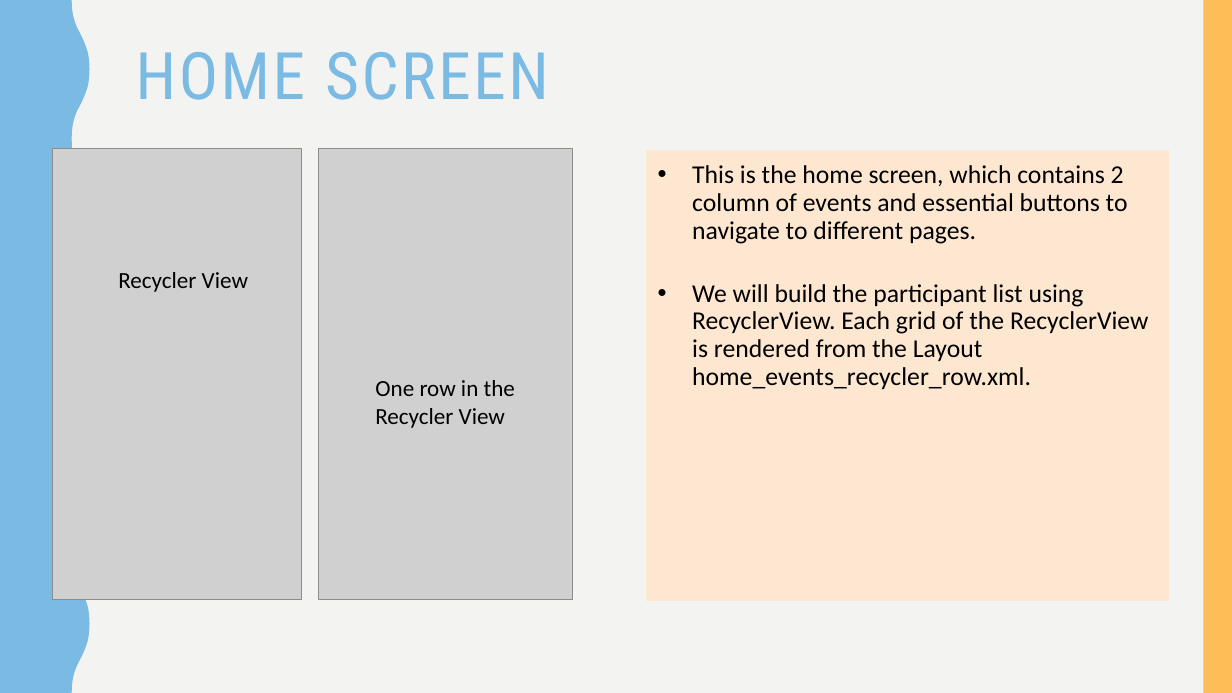
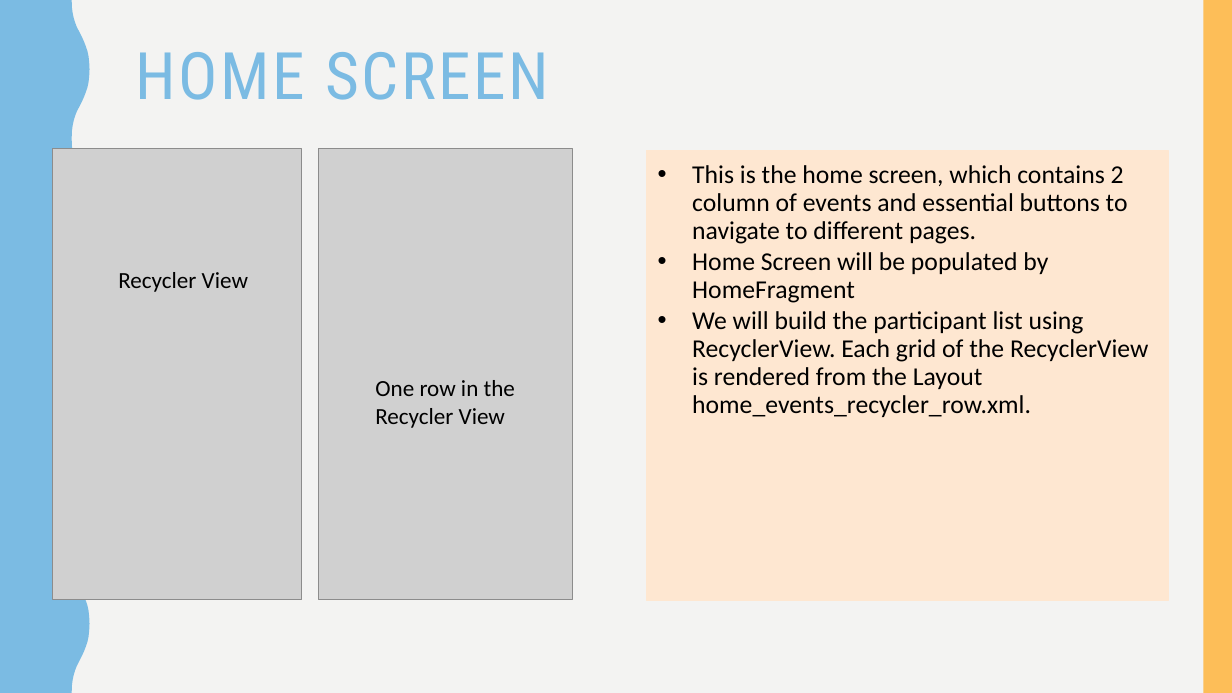
Before and after one commit to ahKumquat/Universe, a slide deck: slide 4 of UniVerse_Project Front End.pptx (slide 3 before the commit). Drawn at 1232x693 pixels with LibreOffice and Linux fonts; fonts in the diff are those of the drawing; grey boxes stand for pictures. Boxes give left, top, right and bottom in pixels: in the first picture for what was removed or moved away, otherwise in the second. Text is boxed around its words. In the diff, an @@ line names an element or a change of style, - is before the commit and + after.

```diff
--- a/UniVerse_Project Front End.pptx
+++ b/UniVerse_Project Front End.pptx
@@ text at (692, 252, 1048, 303): paragraph added @@
+  • Home Screen will be populated by HomeFragment
```
Also in this commit, not shown: 3 other slides changed, 3 slides added.
